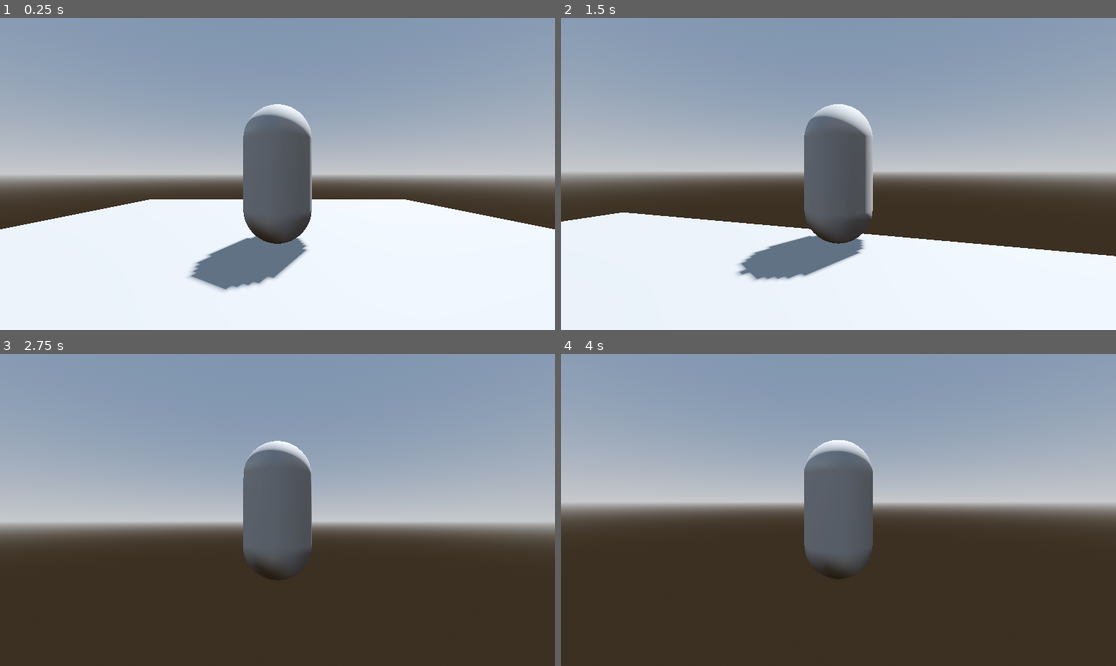
Above: before the commit, frames 1-4 (two rows, left to right).
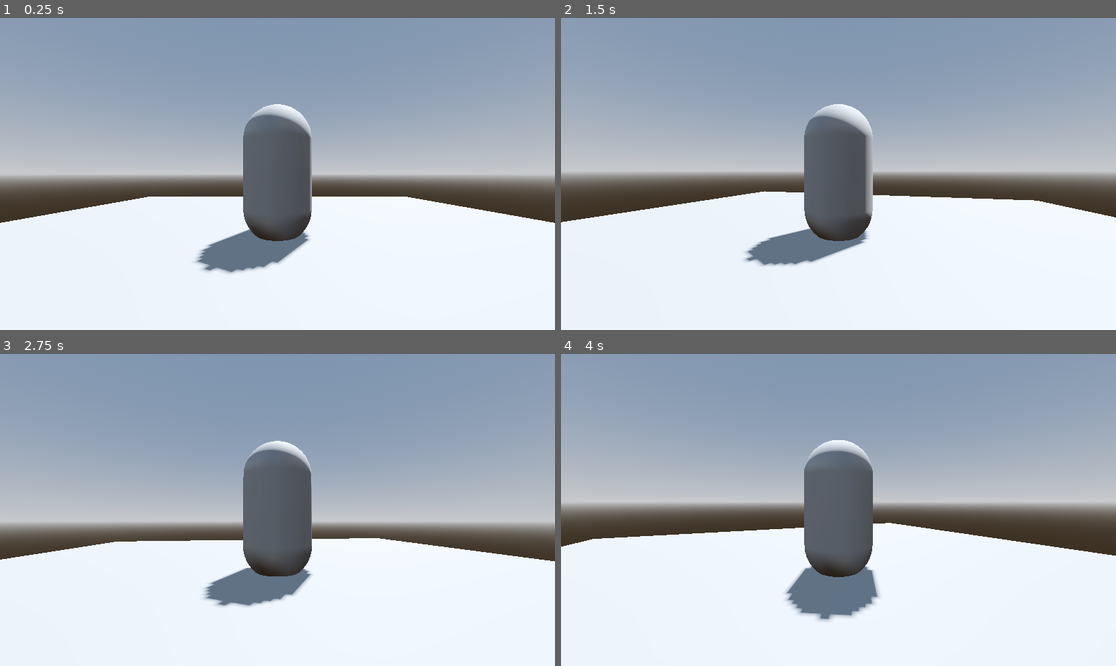
Above: after the commit, the same moments.

Repository: TotallyJoel/IntroToGodot
Game: Godot game, scene res://player.tscn
Two runs of this game, one before a commit and one after it. Both use one fixed random seed, a clock stepped at 60 frames per second and the inputs below. The project has no main scene, so this scene is started directly.
Inputs (mouse positions are in pixels of both pictures, inside the frame that each line leads up to):
- Up to frame 1 (0.25 s): no input
- Up to frame 2 (1.5 s): tap Enter (ui_accept) at 0.5, 0.77 s; move the mouse to (866, 174) at 0.52 s; hold Up (ui_up) from 0.53 s (still down); move the mouse to (810, 174) at 1.27 s
- Up to frame 3 (2.75 s): keep holding Up (ui_up); tap Enter (ui_accept) at 1.52 s; move the mouse to (288, 503) at 2.02 s
- Up to frame 4 (4 s): keep holding Up (ui_up); tap Enter (ui_accept) at 2.75, 3.02, 3.5, 3.77 s; move the mouse to (832, 516) at 2.77 s; move the mouse to (877, 513) at 3.52 s

The runs differ from the first frame. In frame 1, 2.7% of the frame differs, in the area x 0-100%, y 57-88%; in frame 2, 9.9%; in frame 3, 37%; in frame 4, 40%, in the area x 0-100%, y 35-100%.
Error after the commit: Parse Error: Unexpected "extends" in class body. (res://CharacterBody3D.gd:60)

Commit message:
Doesnt matter

Diff:
--- /dev/null
+++ b/Camera3D.gd
@@ -0,0 +1,11 @@
+extends Camera3D
+
+
+# Called when the node enters the scene tree for the first time.
+func _ready():
+	pass # Replace with function body.
+
+
+# Called every frame. 'delta' is the elapsed time since the previous frame.
+func _process(delta):
+	pass
--- a/CharacterBody3D.gd
+++ b/CharacterBody3D.gd
@@ -38,3 +38,26 @@
 		velocity.z = move_toward(velocity.z, 0, SPEED)
 
 	move_and_slide()
+
+var object_class = preload("res://node_3d.tscn")
+
+@onready var shoot_position = $"../../MeshInstance3D/Marker3D"
+# Called when the node enters the scene tree for the first time.
+func _ready():
+	pass # Replace with function body.
+
+
+# Called every frame. 'delta" is the elapsed time since the previous frame.
+func _process(_delta):
+	var root = get_tree().get_root().get_node("World")
+	if Input.is_action_just_pressed("shoot"):
+		print("shoot")
+		var object_instance = object_class.instantiate()
+		object_instance.position = shoot_position.global_position
+		object_instance.rotation.y = $"../..?MeshInstance3D" .rotation.y
+		root. add_child(object_instance)
+
+extends RigidBody3D
+
+@export var initialForce = 100.00
+@onready var forwardDirection = $Marker3D
--- /dev/null
+++ b/RigidBody3D.gd
@@ -0,0 +1,36 @@
+extends RigidBody3D
+
+@export var initialForce = 100.00
+@onready var forwardDirection = $Marker
+
+var speed := 10.0
+
+func _ready():
+	apply_central_impulse(global_transform.basis.z * speed)
+
+
+# Called every frame. 'delta' is the elapsed time since the previous frame.
+func _process(delta):
+	pass
+
+const SPEED = 100.0
+var player_detected = false
+var player = null
+
+func _physics_process(_delta):
+	if player_detected:
+		var move_direction = (player.global_position - global_position).normalized();
+		apply_central_force(move_direction * SPEED)
+
+
+func _on_area_3d_body_entered(body):
+	if body.is_in_group("player"):
+		player = body
+		player_detected = true
+
+
+func _on_area_3d_body_exited(body):
+	if body.is_in_group("player"):
+		player = null
+		player_detected = false
+@export var health :=1
--- /dev/null
+++ b/node_3d.tscn
@@ -0,0 +1,41 @@
+[gd_scene load_steps=7 format=3 uid="uid://dcassw7s4jk4e"]
+
+[ext_resource type="Script" path="res://RigidBody3D.gd" id="1_oy70m"]
+
+[sub_resource type="CapsuleMesh" id="CapsuleMesh_tyrpl"]
+
+[sub_resource type="SphereShape3D" id="SphereShape3D_xvdji"]
+
+[sub_resource type="CapsuleShape3D" id="CapsuleShape3D_hou0u"]
+
+[sub_resource type="CylinderShape3D" id="CylinderShape3D_r3iid"]
+
+[sub_resource type="SphereShape3D" id="SphereShape3D_cahyx"]
+
+[node name="Node3D" type="Node3D"]
+
+[node name="RigidBody3D" type="RigidBody3D" parent="."]
+script = ExtResource("1_oy70m")
+
+[node name="MeshInstance3D" type="MeshInstance3D" parent="RigidBody3D"]
+mesh = SubResource("CapsuleMesh_tyrpl")
+
+[node name="CollisionShape3D" type="CollisionShape3D" parent="RigidBody3D"]
+shape = SubResource("SphereShape3D_xvdji")
+
+[node name="Enemy" type="RigidBody3D" parent="."]
+
+[node name="MeshInstance3D" type="MeshInstance3D" parent="Enemy"]
+
+[node name="CollisionShape3D" type="CollisionShape3D" parent="Enemy"]
+shape = SubResource("CapsuleShape3D_hou0u")
+
+[node name="PlayerDetect" type="Area3D" parent="."]
+
+[node name="CollisionShape3D" type="CollisionShape3D" parent="PlayerDetect"]
+shape = SubResource("CylinderShape3D_r3iid")
+
+[node name="BulletHit" type="Area3D" parent="."]
+
+[node name="CollisionShape3D" type="CollisionShape3D" parent="BulletHit"]
+shape = SubResource("SphereShape3D_cahyx")
--- a/project.godot
+++ b/project.godot
@@ -13,3 +13,31 @@
 config/name="whatever I want"
 config/features=PackedStringArray("4.2", "Forward Plus")
 config/icon="res://icon.svg"
+
+[input]
+
+left={
+"deadzone": 0.5,
+"events": [Object(InputEventKey,"resource_local_to_scene":false,"resource_name":"","device":-1,"window_id":0,"alt_pressed":false,"shift_pressed":false,"ctrl_pressed":false,"meta_pressed":false,"pressed":false,"keycode":0,"physical_keycode":65,"key_label":0,"unicode":97,"echo":false,"script":null)
+]
+}
+right={
+"deadzone": 0.5,
+"events": [Object(InputEventKey,"resource_local_to_scene":false,"resource_name":"","device":-1,"window_id":0,"alt_pressed":false,"shift_pressed":false,"ctrl_pressed":false,"meta_pressed":false,"pressed":false,"keycode":0,"physical_keycode":68,"key_label":0,"unicode":68,"echo":false,"script":null)
+]
+}
+forward={
+"deadzone": 0.5,
+"events": [Object(InputEventKey,"resource_local_to_scene":false,"resource_name":"","device":-1,"window_id":0,"alt_pressed":false,"shift_pressed":false,"ctrl_pressed":false,"meta_pressed":false,"pressed":false,"keycode":0,"physical_keycode":87,"key_label":0,"unicode":119,"echo":false,"script":null)
+]
+}
+back={
+"deadzone": 0.5,
+"events": [Object(InputEventKey,"resource_local_to_scene":false,"resource_name":"","device":-1,"window_id":0,"alt_pressed":false,"shift_pressed":false,"ctrl_pressed":false,"meta_pressed":false,"pressed":false,"keycode":0,"physical_keycode":83,"key_label":0,"unicode":115,"echo":false,"script":null)
+]
+}
+jump={
+"deadzone": 0.5,
+"events": [Object(InputEventKey,"resource_local_to_scene":false,"resource_name":"","device":-1,"window_id":0,"alt_pressed":false,"shift_pressed":false,"ctrl_pressed":false,"meta_pressed":false,"pressed":false,"keycode":0,"physical_keycode":32,"key_label":0,"unicode":32,"echo":false,"script":null)
+]
+}
